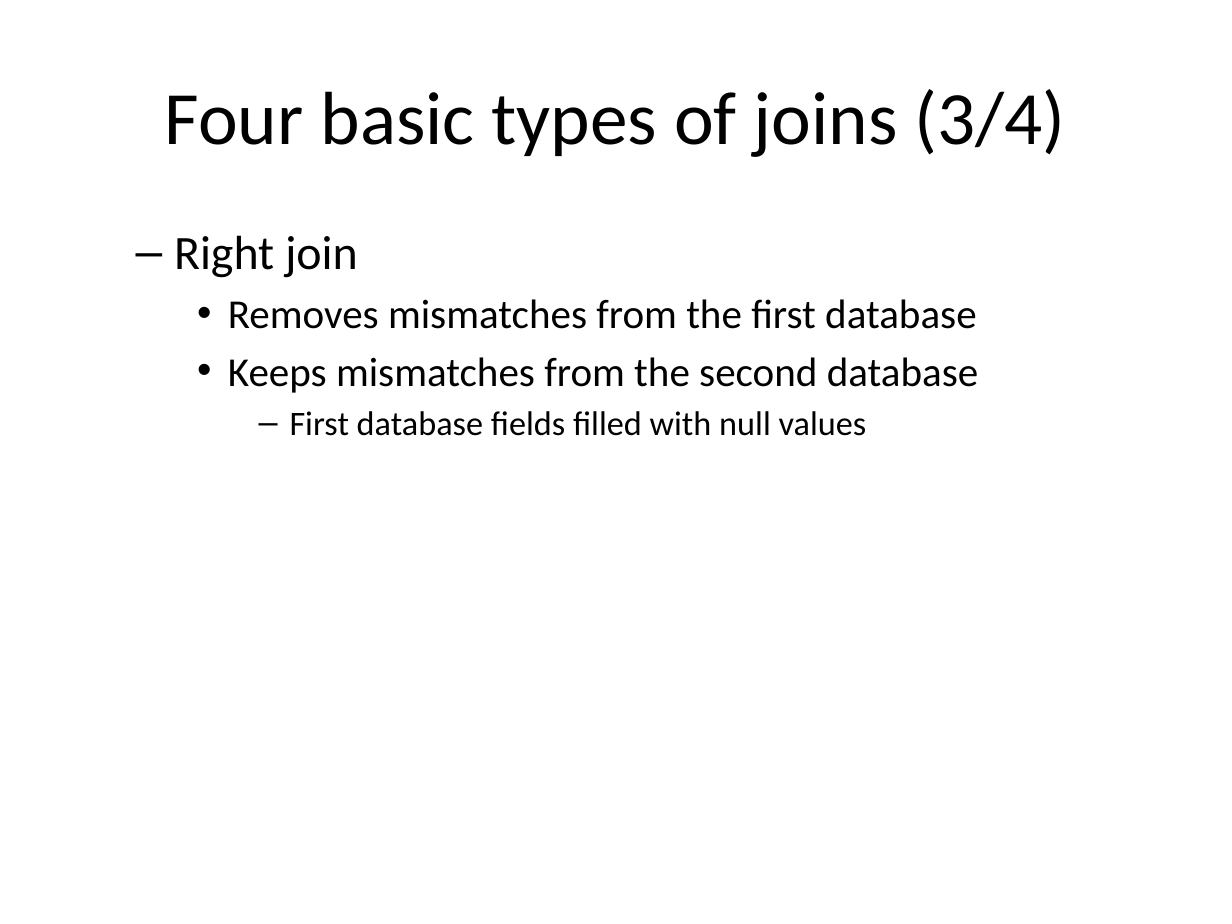
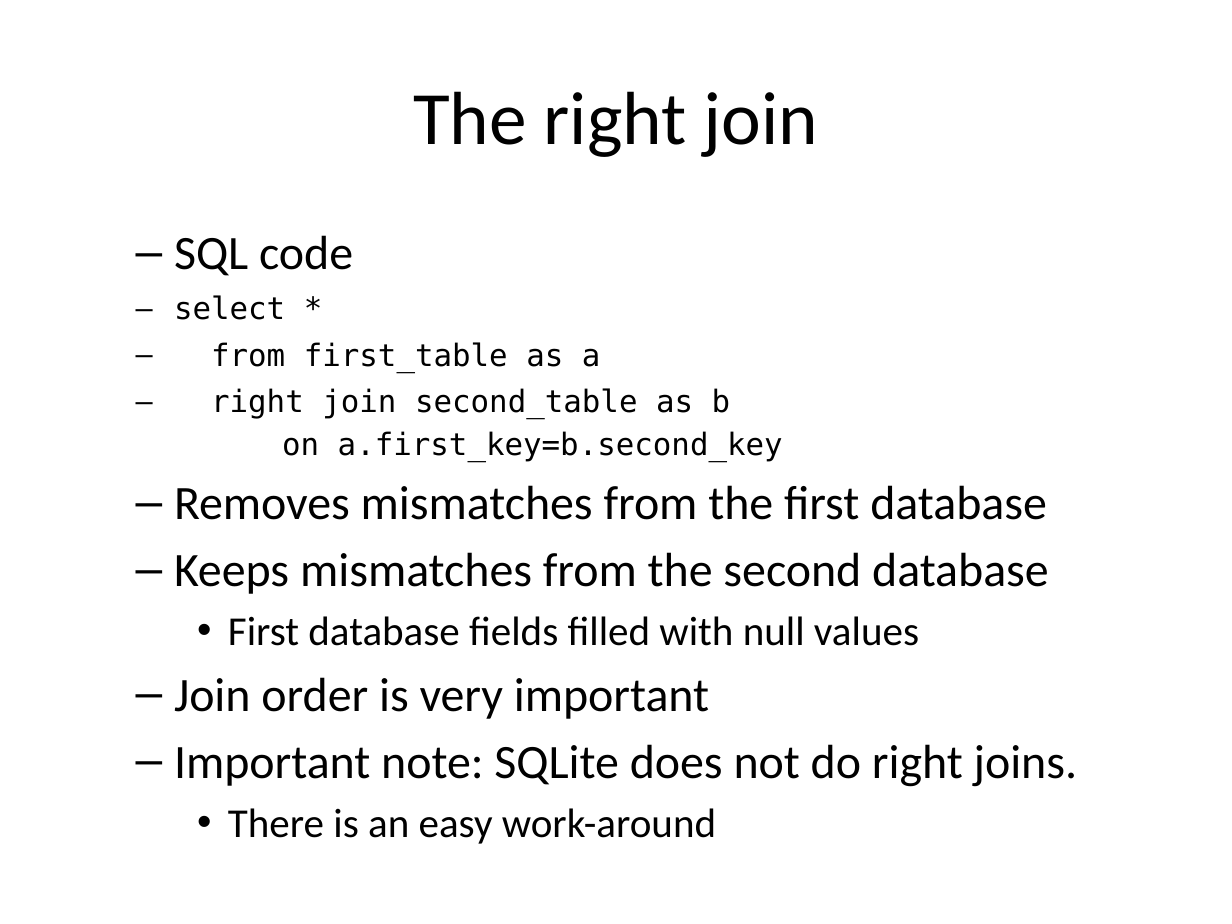
Before and after one commit to pmean/introduction-to-sql, a slide deck: slide 7 of src/mismatches.pptx (slide 6 before the commit). Drawn at 1232x924 pixels with LibreOffice and Linux fonts; fonts in the diff are those of the drawing. Boxes give left, top, right and bottom in pixels: in the first picture for what was removed or moved away, otherwise in the second. Text is boxed around its words. In the diff, an @@ line names an element or a change of style, - is before the commit and + after.

```diff
--- a/src/mismatches.pptx
+++ b/src/mismatches.pptx
@@ title at (413,91,818,157): text changed @@
-Four basic types of joins (3/4)
+The right join
@@ text at (174,235,783,462): text changed; size 28 to 18 pt; font Calibri to DejaVu Sans Mono @@
-  – Right join
+  – SQL code
+select *
+from first_table as a
+right join second_table as b
+on a.first_key=b.second_key
@@ text at (174,485,1049,646): size 24 to 28 pt in "Removes mismatches from the first database", "Keeps mismatches from the second database"; size 20 to 24 pt in "First database fields filled with null values"; bullet • to –; list level 3 to 2 in "Removes mismatches from the first ..."; list level 3 to 2 in "Keeps mismatches from the second ..."; bullet – to •; list level 4 to 3 in "First database fields filled with ..." @@
@@ text at (174,677,1078,844): paragraphs added @@
+  – Join order is very important
+  – Important note: SQLite does not do right joins.
+    • There is an easy work-around
```
Also in this commit, not shown: 6 other slides changed, 4 slides added, 1 other file.
